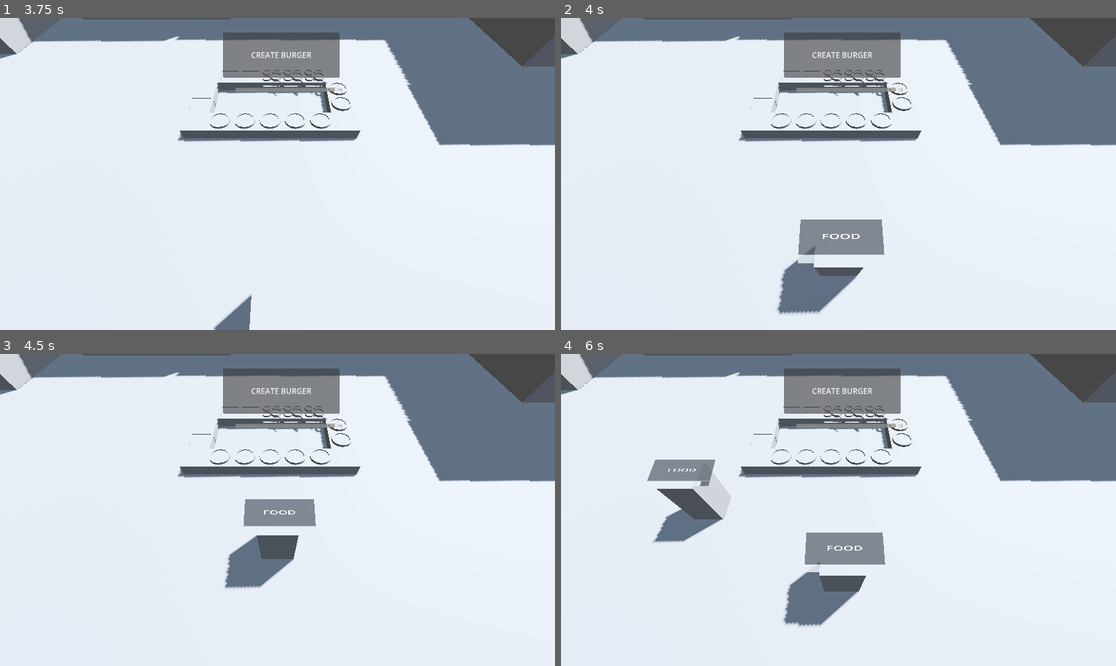
Above: before the commit, frames 1-4 (two rows, left to right).
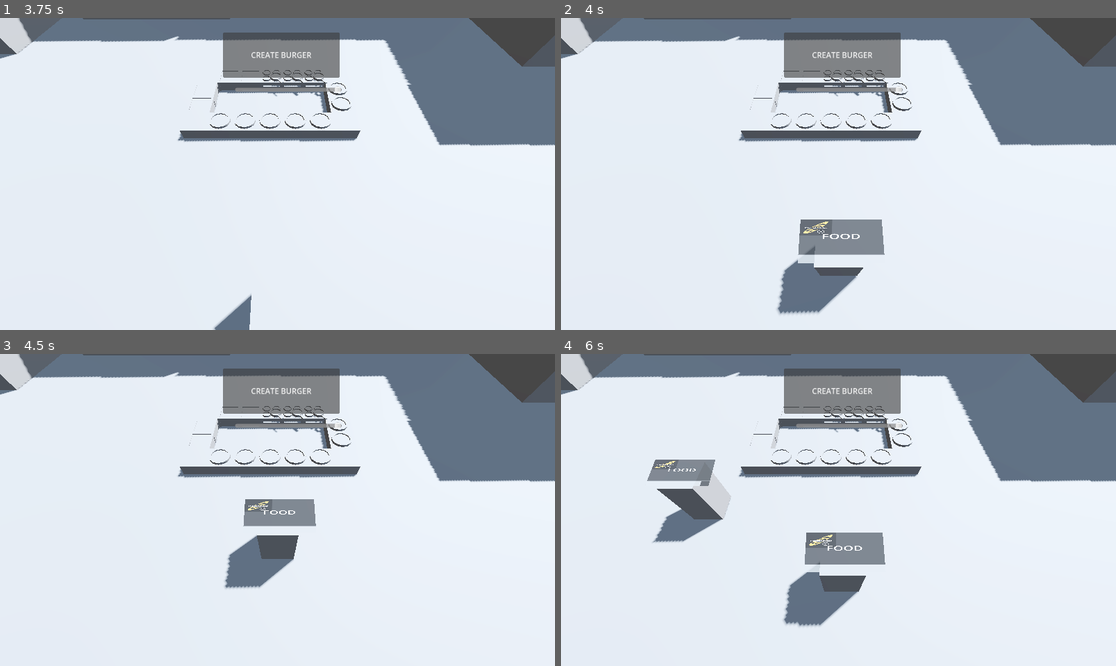
Above: after the commit, the same moments.

Repository: thewasmans/2026-game-jam-burger-truck
Game: Godot game, scene res://scenes/main.tscn
Same seed, same stepped clock (60 frames per second), same inputs: the game is played once before the commit and once after it.
Inputs:
- Up to frame 1 (3.75 s): click "CREATE BURGER" at 0.5 s; click "CREATE BURGER" at 1.25 s; click "CREATE BURGER" at 2 s; tap Enter at 2.75 s; tap Space at 3.5 s
- Up to frame 2 (4 s): no input
- Up to frame 3 (4.5 s): no input
- Up to frame 4 (6 s): tap Enter at 5 s

Frame 1 is identical in both runs. In frame 2, 0.3% of the frame differs, in the area x 42-49%, y 64-70%; in frame 3, 0.2%; in frame 4, 0.4%, in the area x 16-50%, y 33-63%.

Commit message:
Add burger ingredients in client ui

Diff:
--- a/contents/prefabs/ui/client_request_ui.tscn
+++ b/contents/prefabs/ui/client_request_ui.tscn
@@ -1,6 +1,7 @@
 [gd_scene format=3 uid="uid://b47evmm3yxiqf"]
 
 [ext_resource type="Script" uid="uid://cdhu8yyerjr5u" path="res://scripts/ui/client_request_ui.gd" id="1_e2jbl"]
+[ext_resource type="Texture2D" uid="uid://c1ty2c05lm22s" path="res://contents/ui/ingredients/placholder_bun_bottom.png" id="2_go603"]
 
 [sub_resource type="ImageTexture" id="ImageTexture_ta5aa"]
 
@@ -18,7 +19,7 @@
 
 [sub_resource type="StyleBoxFlat" id="StyleBoxFlat_ta5aa"]
 
-[node name="Control" type="VBoxContainer" unique_id=2100109262 node_paths=PackedStringArray("label", "waiting")]
+[node name="ClientRequestUI" type="VBoxContainer" unique_id=2100109262 node_paths=PackedStringArray("label", "waiting")]
 anchors_preset = 15
 anchor_right = 1.0
 anchor_bottom = 1.0
@@ -32,10 +33,19 @@
 layout_mode = 2
 size_flags_vertical = 3
 
-[node name="HBoxContainer" type="HBoxContainer" parent="ClientRequest" unique_id=1515744081]
-layout_mode = 0
-offset_right = 40.0
-offset_bottom = 40.0
+[node name="FlowContainer" type="HFlowContainer" parent="ClientRequest" unique_id=2100042202]
+layout_mode = 1
+anchors_preset = 15
+anchor_right = 1.0
+anchor_bottom = 1.0
+grow_horizontal = 2
+grow_vertical = 2
+
+[node name="TextureRect" type="TextureRect" parent="ClientRequest/FlowContainer" unique_id=1678973156]
+custom_minimum_size = Vector2(200, 200)
+layout_mode = 2
+texture = ExtResource("2_go603")
+expand_mode = 1
 
 [node name="Label" type="Label" parent="ClientRequest" unique_id=210546071 node_paths=PackedStringArray("label")]
 layout_mode = 1
--- a/scripts/main.gd
+++ b/scripts/main.gd
@@ -16,7 +16,6 @@
 	if node is Enemy:
 		var client: Enemy = node as Enemy
 		if burgers_data.size() > 0:
-
 			var burger_data = burgers_data.pick_random()
 			client.set_burger(burger_data)
 		client.leaving_hungry.connect(on_enemy_leaving_hungry.bind(client))
--- a/scripts/ui/client_request_ui.gd
+++ b/scripts/ui/client_request_ui.gd
@@ -3,6 +3,19 @@
 
 @export var label:Label
 @export var waiting:Slider
+@export var ingredients_container:FlowContainer
+
+func add_ingredients(ingredient:Ingredient):
+	var ingredient_icon := TextureRect.new()
+	ingredient_icon.expand_mode = TextureRect.EXPAND_IGNORE_SIZE
+	ingredient_icon.texture = ingredient.icon
+	ingredient_icon.custom_minimum_size = Vector2(200, 200)
+	ingredients_container.add_child(ingredient_icon)
+
+func set_burger(burger_data:BurgerData):
+	#label.text = burger_data.name
+	for ingredient in burger_data.ingredients:
+		add_ingredients(ingredient)
 
 func set_request(value:String):
 	label.text = value
